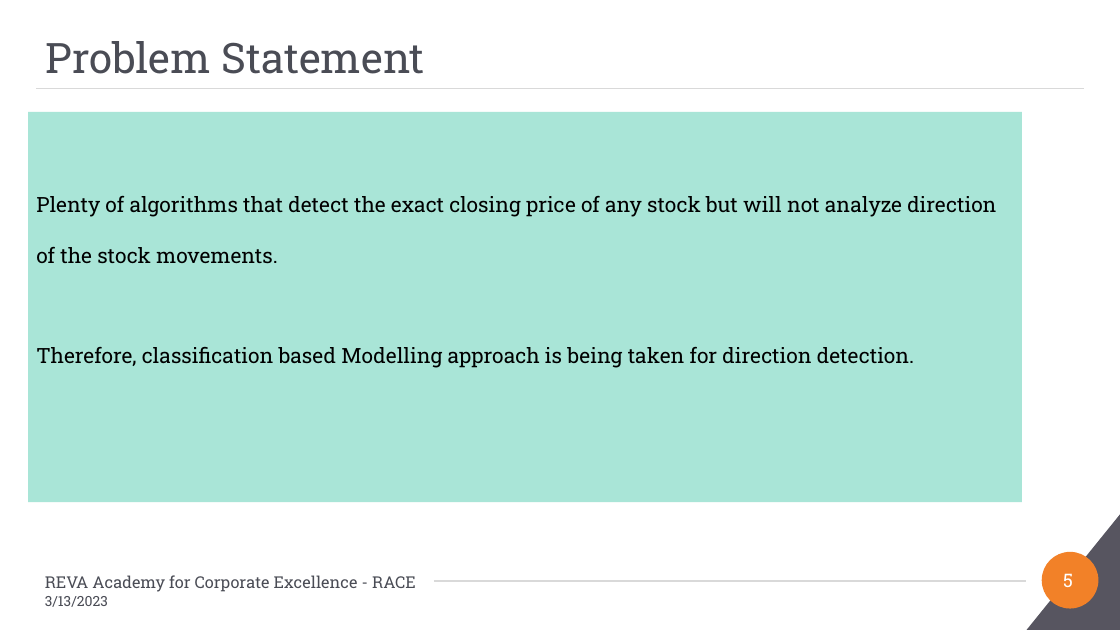
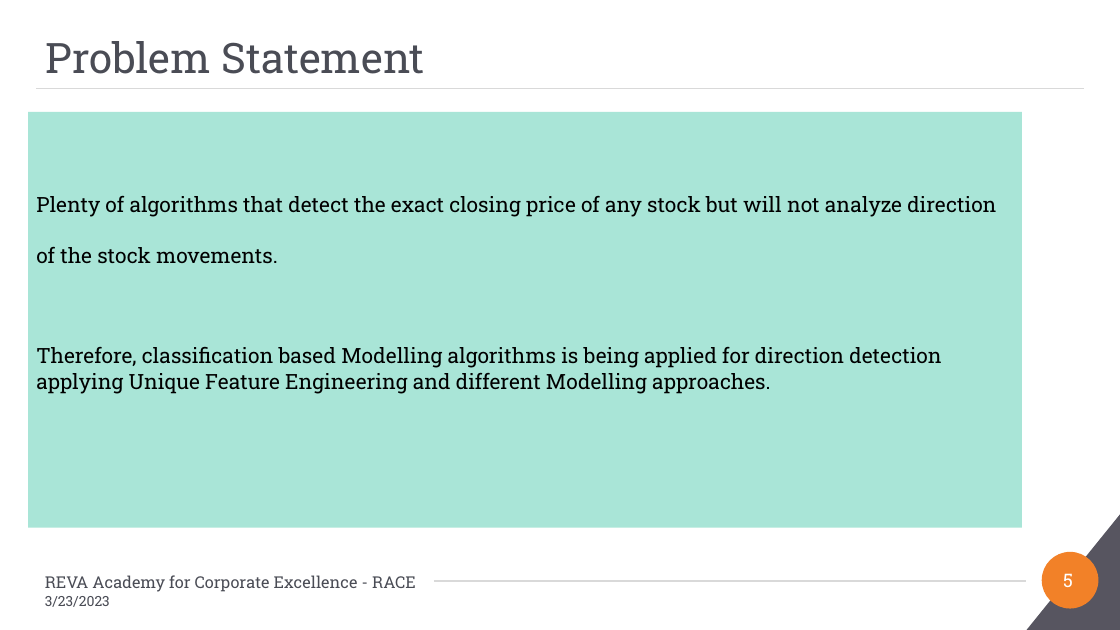
Before and after one commit to Embedded-org/ACCOMPLISHMENTS, a slide deck: slide 5 of RACE_CAPSTONE_PROJECT2/BA_Capstone Project_Final PPT_Anand Mohan_Direction Detection Selected Stocks_2023.pptx. Drawn at 1120x630 pixels with LibreOffice and Linux fonts; fonts in the diff are those of the drawing; background and template pictures are left out. Boxes give left, top, right and bottom in pixels: in the first picture for what was removed or moved away, otherwise in the second. Text is boxed around its words. In the diff, an @@ line names an element or a change of style, - is before the commit and + after.

```diff
--- a/RACE_CAPSTONE_PROJECT2/BA_Capstone Project_Final PPT_Anand Mohan_Direction Detection Selected Stocks_2023.pptx
+++ b/RACE_CAPSTONE_PROJECT2/BA_Capstone Project_Final PPT_Anand Mohan_Direction Detection Selected Stocks_2023.pptx
@@ rectangle "Plenty of algorithms that detect ...": place and size @@
-rectangle "Plenty of algorithms that detect ..." at [28, 112, 1022, 502]
+rectangle "Plenty of algorithms that detect ..." at [28, 112, 1022, 528]
@@ text in rectangle at [36, 347, 941, 394]: text changed @@
-Therefore, classification based Modelling approach is being taken for direction detection.
+Therefore, classification based Modelling algorithms is being applied for direction detection applying Unique Feature Engineering and different Modelling approaches.
@@ text at [45, 596, 110, 607]: text changed @@
-3/13/2023
+3/23/2023
```
Also in this commit, not shown: 20 other slides changed.
